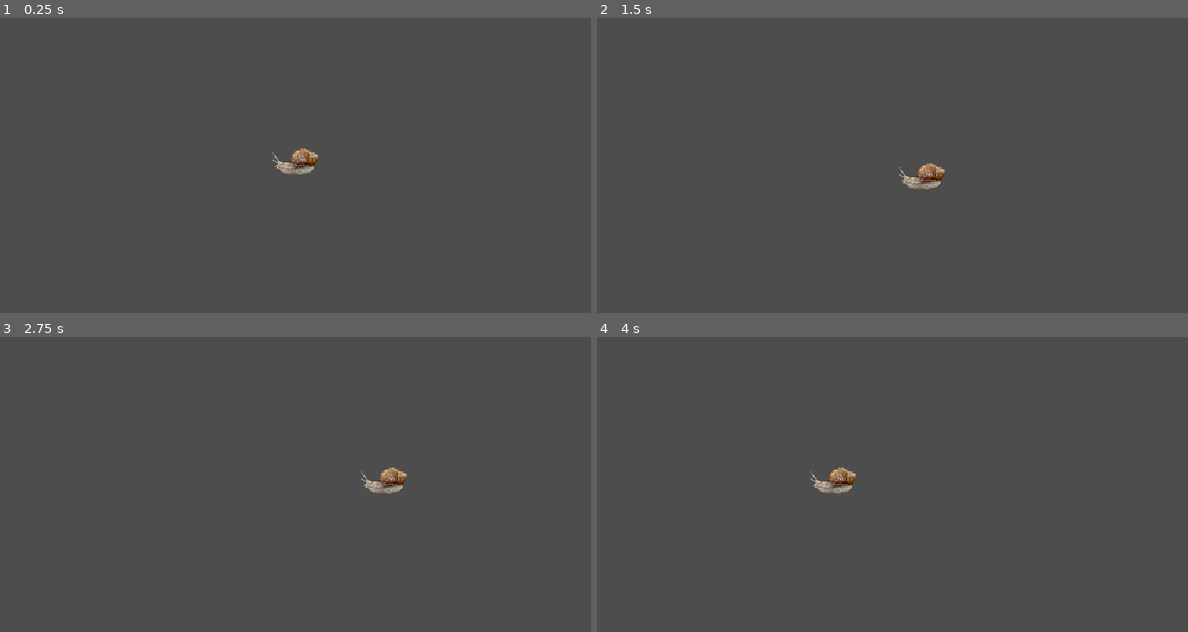
Above: before the commit, frames 1-4 (two rows, left to right).
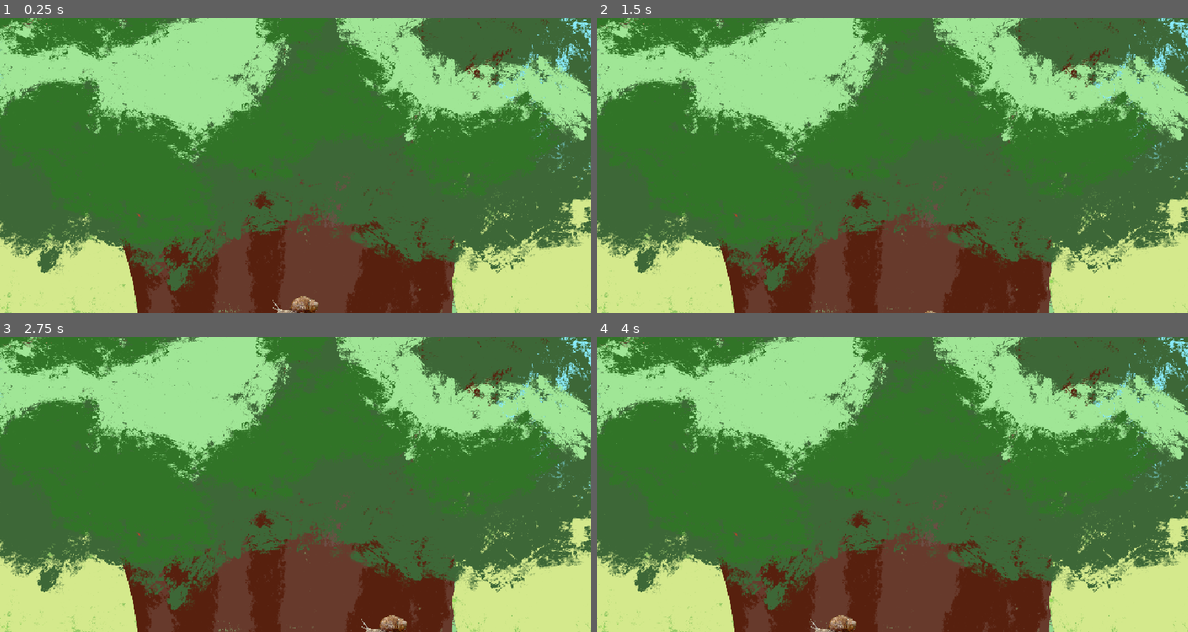
Above: after the commit, the same moments.

Repository: ovanbeurden/bird-game
Game: Godot game, scene res://scenes/camera.tscn
Two runs of this game, one before a commit and one after it. Both use one fixed random seed, a clock stepped at 60 frames per second and the inputs below.
Inputs (mouse positions are in pixels of both pictures, inside the frame that each line leads up to):
- Up to frame 1 (0.25 s): no input
- Up to frame 2 (1.5 s): tap Enter at 0.5 s; move the mouse to (1022, 150) at 0.52 s; click (1022, 150) at 0.67 s; tap Space at 1.25 s; drag from (774, 180) to (862, 224) at 1.27 s
- Up to frame 3 (2.75 s): move the mouse to (354, 419) at 2.02 s; click (354, 419) at 2.17 s
- Up to frame 4 (4 s): tap Enter at 2.75 s; drag from (862, 543) to (715, 440) at 2.77 s; move the mouse to (1069, 528) at 3.52 s; click (1069, 528) at 3.67 s

The runs differ from the first frame. In frame 1, 99% of the frame differs, in the area x 0-100%, y 0-100%; in frame 2, 99%; in frame 3, 99%; in frame 4, 99%.

Commit message:
Add background and new camera to main scene

Diff:
--- a/bird-game/scenes/camera.tscn
+++ b/bird-game/scenes/camera.tscn
@@ -1,12 +1,14 @@
-[gd_scene load_steps=4 format=3 uid="uid://bpdrwuohijr8"]
+[gd_scene load_steps=6 format=3 uid="uid://bpdrwuohijr8"]
 
-[ext_resource type="Script" uid="uid://cb6fsv7o0bhjg" path="res://birb_unit.gd" id="1_kod1s"]
+[ext_resource type="Script" path="res://birb_unit.gd" id="1_kod1s"]
 [ext_resource type="Texture2D" uid="uid://b4j2qdh714nor" path="res://art/snail.png" id="2_tmlye"]
+[ext_resource type="Script" uid="uid://dh6hhk0mq4okw" path="res://camera_2d.gd" id="3_gtx3x"]
+[ext_resource type="Texture2D" uid="uid://bb57s0c6oauiq" path="res://sprites/Background.png" id="4_b05li"]
 
 [sub_resource type="RectangleShape2D" id="RectangleShape2D_kod1s"]
 size = Vector2(344.30023, 279.06442)
 
-[node name="Camera" type="Camera2D"]
+[node name="BirdGame" type="Node2D"]
 
 [node name="Node2D" type="Node2D" parent="."]
 script = ExtResource("1_kod1s")
@@ -24,3 +26,12 @@
 position = Vector2(69.858025, 77.878456)
 scale = Vector2(0.3554767, 0.35267037)
 texture = ExtResource("2_tmlye")
+
+[node name="Camera2D" type="Camera2D" parent="."]
+script = ExtResource("3_gtx3x")
+
+[node name="Background" type="Sprite2D" parent="."]
+z_index = -100
+position = Vector2(1.0000001, -372)
+scale = Vector2(0.371582, 0.371582)
+texture = ExtResource("4_b05li")
